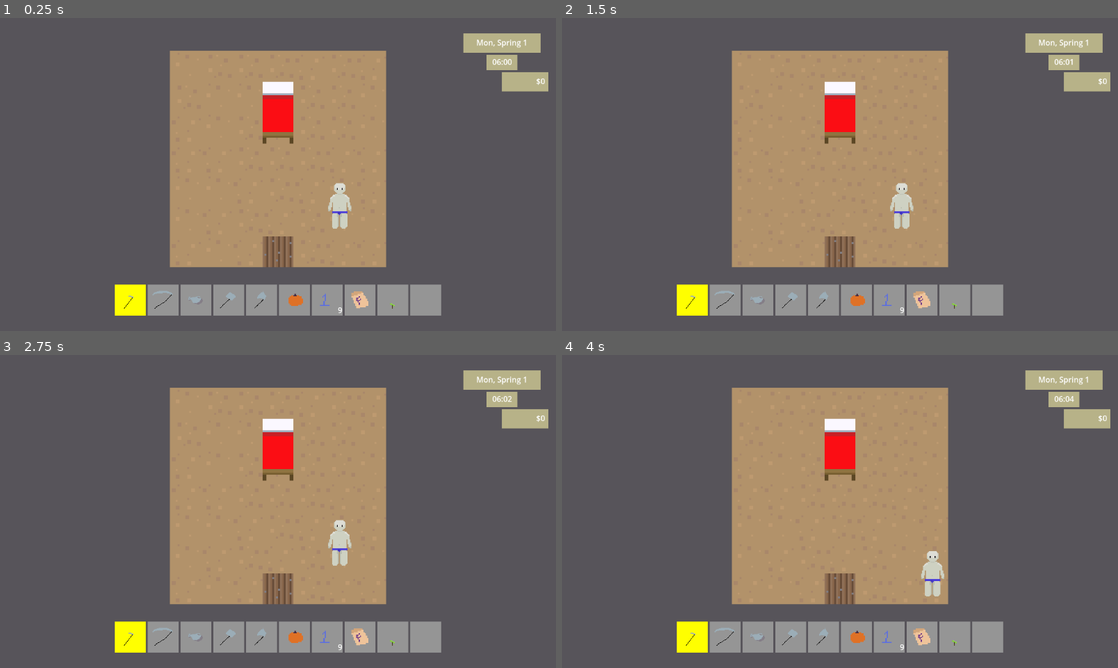
Above: before the commit, frames 1-4 (two rows, left to right).
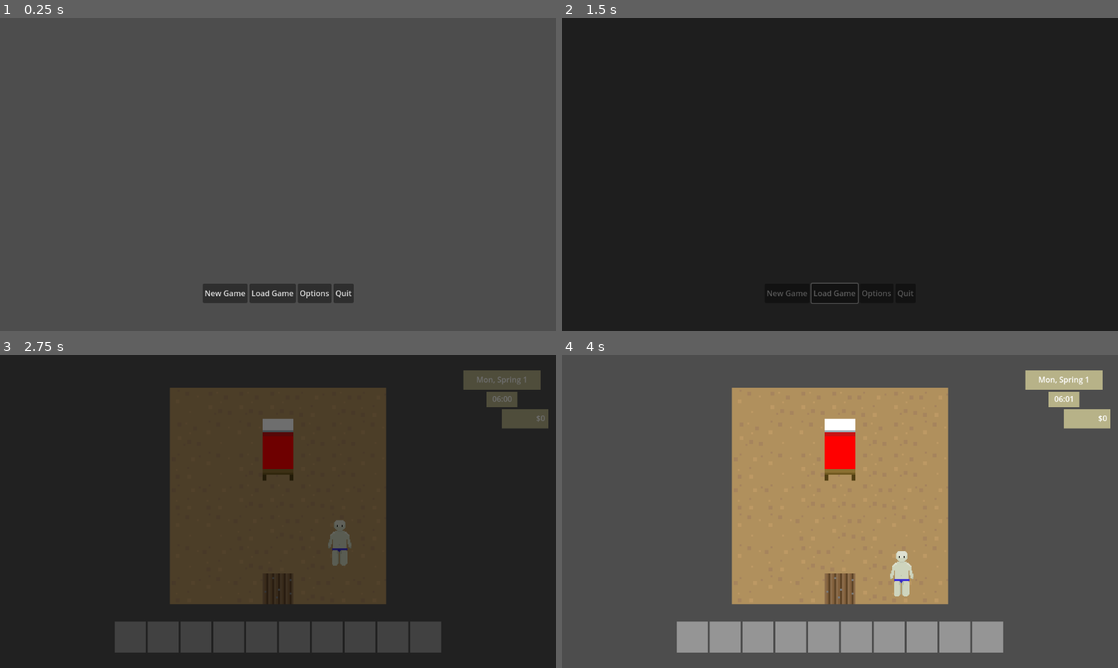
Above: after the commit, the same moments.

Repository: ellis-matthew4/farming-game-framework
Game: Godot game, scene res://scenes/Menus/start_menu.tscn
Same seed, same stepped clock (60 frames per second), same inputs: the game is played once before the commit and once after it. Before the commit the project starts from res://scenes/map.tscn.
Inputs (mouse positions are in pixels of both pictures, inside the frame that each line leads up to):
- Up to frame 1 (0.25 s): no input
- Up to frame 2 (1.5 s): click (834, 293) at 0.5 s, where only the run after the commit has a clickable "Load Game"; click (878, 293) at 1.25 s, where only the run after the commit has a clickable "Options"
- Up to frame 3 (2.75 s): click (222, 630) at 2 s, where only the run after the commit has a clickable "New Game"
- Up to frame 4 (4 s): tap Enter at 2.75 s; move the mouse to (689, 636) at 2.77 s; press the mouse at (689, 636) at 2.78 s; hold D (move_right) 2.78-3.53 s; move the mouse to (723, 636) at 3.52 s; release the mouse at (723, 636) at 3.53 s; hold S (move_down) from 3.53 s (still down); tap Shift (ux_modify) at 3.6 s; click (723, 636) at 3.67 s

The runs differ from the first frame. In frame 1, 34% of the frame differs, in the area x 20-99%, y 4-96%; in frame 2, 100%; in frame 3, 100%, in the area x 0-100%, y 0-100%; in frame 4, 1.7%.

Commit message:
started save/load implementation

Diff:
--- a/src/project.godot
+++ b/src/project.godot
@@ -11,7 +11,7 @@
 [application]
 
 config/name="FGF"
-run/main_scene="res://scenes/map.tscn"
+run/main_scene="res://scenes/Menus/start_menu.tscn"
 config/features=PackedStringArray("4.2", "Forward Plus")
 config/icon="res://icon.svg"
 
--- a/src/scenes/Menus/menu_layer.tscn
+++ b/src/scenes/Menus/menu_layer.tscn
@@ -58,14 +58,26 @@
 tracks/0/type = "value"
 tracks/0/imported = false
 tracks/0/enabled = true
-tracks/0/path = NodePath("AnimationPlayer/DayNightCycle:color")
-tracks/0/interp = 1
-tracks/0/loop_wrap = true
-tracks/0/keys = {
-"times": PackedFloat32Array(0, 1.5),
-"transitions": PackedFloat32Array(1, 1),
-"update": 0,
-"values": [Color(0, 0, 0, 1), Color(0, 0, 0, 0)]
+tracks/0/path = NodePath("AnimationPlayer/Fader:modulate")
+tracks/0/interp = 1
+tracks/0/loop_wrap = true
+tracks/0/keys = {
+"times": PackedFloat32Array(0, 1.5),
+"transitions": PackedFloat32Array(1, 1),
+"update": 0,
+"values": [Color(1, 1, 1, 1), Color(1, 1, 1, 0)]
+}
+tracks/1/type = "value"
+tracks/1/imported = false
+tracks/1/enabled = true
+tracks/1/path = NodePath("AnimationPlayer/Fader:visible")
+tracks/1/interp = 0
+tracks/1/loop_wrap = true
+tracks/1/keys = {
+"times": PackedFloat32Array(0, 1.5),
+"transitions": PackedFloat32Array(1, 1),
+"update": 1,
+"values": [10, 0]
 }
 
 [sub_resource type="Animation" id="Animation_0laoq"]
@@ -74,14 +86,26 @@
 tracks/0/type = "value"
 tracks/0/imported = false
 tracks/0/enabled = true
-tracks/0/path = NodePath("AnimationPlayer/DayNightCycle:color")
-tracks/0/interp = 1
-tracks/0/loop_wrap = true
-tracks/0/keys = {
-"times": PackedFloat32Array(0, 1.5),
-"transitions": PackedFloat32Array(1, 1),
-"update": 0,
-"values": [Color(0, 0, 0, 0), Color(0, 0, 0, 1)]
+tracks/0/path = NodePath("AnimationPlayer/Fader:modulate")
+tracks/0/interp = 1
+tracks/0/loop_wrap = true
+tracks/0/keys = {
+"times": PackedFloat32Array(0, 1.5),
+"transitions": PackedFloat32Array(1, 1),
+"update": 0,
+"values": [Color(1, 1, 1, 0), Color(1, 1, 1, 1)]
+}
+tracks/1/type = "value"
+tracks/1/imported = false
+tracks/1/enabled = true
+tracks/1/path = NodePath("AnimationPlayer/Fader:visible")
+tracks/1/interp = 1
+tracks/1/loop_wrap = true
+tracks/1/keys = {
+"times": PackedFloat32Array(0, 1.5),
+"transitions": PackedFloat32Array(1, 1),
+"update": 1,
+"values": [true, 10]
 }
 
 [sub_resource type="Animation" id="Animation_x6g0n"]
@@ -251,6 +275,15 @@
 offset_bottom = 648.0
 color = Color(0.501961, 0.00392157, 0.807843, 1)
 
+[node name="Fader" type="ColorRect" parent="AnimationPlayer"]
+visible = false
+modulate = Color(1, 1, 1, 0)
+z_index = 10
+custom_minimum_size = Vector2(1280, 720)
+offset_right = 40.0
+offset_bottom = 40.0
+color = Color(0, 0, 0, 1)
+
 [node name="quick_inventory" parent="." instance=ExtResource("2_j2ln7")]
 
 [node name="xdl" parent="." instance=ExtResource("4_6d05k")]
--- /dev/null
+++ b/src/scenes/Menus/start_menu.tscn
@@ -0,0 +1,47 @@
+[gd_scene load_steps=2 format=3 uid="uid://c1m05qhwb8th3"]
+
+[ext_resource type="Script" path="res://scripts/start_menu.gd" id="1_7mrwq"]
+
+[node name="StartMenu" type="Control"]
+layout_mode = 3
+anchors_preset = 15
+anchor_right = 1.0
+anchor_bottom = 1.0
+grow_horizontal = 2
+grow_vertical = 2
+script = ExtResource("1_7mrwq")
+
+[node name="HBoxContainer" type="HBoxContainer" parent="."]
+layout_mode = 1
+anchors_preset = 7
+anchor_left = 0.5
+anchor_top = 1.0
+anchor_right = 0.5
+anchor_bottom = 1.0
+offset_left = -20.0
+offset_top = -98.0
+offset_right = 20.0
+offset_bottom = -58.0
+grow_horizontal = 2
+grow_vertical = 0
+
+[node name="new" type="Button" parent="HBoxContainer"]
+layout_mode = 2
+text = "New Game"
+
+[node name="load" type="Button" parent="HBoxContainer"]
+layout_mode = 2
+text = "Load Game"
+
+[node name="options" type="Button" parent="HBoxContainer"]
+layout_mode = 2
+text = "Options"
+
+[node name="quit" type="Button" parent="HBoxContainer"]
+layout_mode = 2
+text = "Quit"
+
+[connection signal="pressed" from="HBoxContainer/new" to="." method="_on_new_pressed"]
+[connection signal="pressed" from="HBoxContainer/load" to="." method="_on_load_pressed"]
+[connection signal="pressed" from="HBoxContainer/options" to="." method="_on_options_pressed"]
+[connection signal="pressed" from="HBoxContainer/quit" to="." method="_on_quit_pressed"]
--- a/src/scripts/globals.gd
+++ b/src/scripts/globals.gd
@@ -138,17 +138,16 @@
 func increment_day():
   money += shipping_cache
   shipping_cache = 0
-  if weather == 'sunny':
-    weather = 'rain'
-  elif weather == 'rain':
-    weather = 'snow'
-  elif weather == 'snow':
-    weather = 'severe'
-  elif weather == 'severe':
+  var new_weather = randi() % 100
+  if new_weather < 60:
     weather = 'sunny'
+  elif new_weather < 95:
+    weather = 'snow' if calendar.season < 3 else 'rain'
+  else:
+    weather = 'severe' if calendar.season in [1,3] else 'rain'
   day += 1
   clock.time = 360
-  weather = 'rain' # debug
+  #weather = 'rain' # debug
   print("Setting weather to ", weather)
   calendar.parse_day(day)
   dialog_stack = DialogDatabase.get_dialog_stack()
@@ -196,8 +195,28 @@
 # Global processes
 func _ready():
   process_mode = Node.PROCESS_MODE_ALWAYS
-  _game_start()
+  time_stopped = true
+  for i in range(max_inventory_slots):
+    inventory.append(null)
   add_child(menuLayer)
+  menuLayer.hide_hud()
+
+func start_game(save_name):
+  menuLayer.transition('fade_out')
+  await menuLayer.fadeout
+  movement_blocked = true
+  get_tree().change_scene_to_file('res://scenes/map.tscn')
+  print('faded')
+  if save_name == null:
+    _game_start()
+  else:
+    pass
+  menuLayer.emit_signal('repopulate_qi')
+  menuLayer.transition('fade_in')
+  menuLayer.show_hud()
+  await menuLayer.fadein
+  movement_blocked = false
+  time_stopped = false
 
 func _game_start():
   # Generate seed
@@ -205,8 +224,6 @@
   game_seed = randi()
 
   # Pre-populate inventory
-  for i in range(max_inventory_slots):
-    inventory.append(null)
   try_add_inventory('hoe')
   try_add_inventory('sickle')
   try_add_inventory('watering_can')
@@ -218,6 +235,7 @@
   try_add_inventory('generic_sapling')
   affection_manager = AffectionManager.new()
   dialog_stack = DialogDatabase.get_dialog_stack()
+  print('started')
 
 func _input(event):
   if (event is InputEventKey):
@@ -247,10 +265,44 @@
     'day': day,
     'farmland_state': farmland_state,
     'max_stam': max_stamina,
-    'money': money
+    'money': money,
+    'inventory': inventory
   }
   save['lz'] = {}
   for zone in get_tree().get_nodes_in_group('LZ'):
     save['lz'][zone.get_name()] = zone.already_seen_events
   # TODO: serialize inventory
   return save
+
+func _deserialize_save(data):
+  game_seed = data['seed']
+  day = data['day']
+  farmland_state = data['farmland_state']
+  max_stamina = data['max_stam']
+  money = data['money']
+  inventory = data['inventory']
+  for zone in get_tree().get_nodes_in_group('LZ'):
+    if data['lz'].has(zone.get_name()):
+      zone.already_seen_events = data['lz'][zone.get_name()]
+
+func save_game(save_name):
+  var save = _serialize_game_state()
+  var path = str("res://saves/", save_name, ".sav")
+  var file = FileAccess.open(path, FileAccess.WRITE)
+  if file != null:
+    file.store_string(save)
+    file.close()
+
+func load_game(save_name):
+  var path = str("res://saves/", save_name, ".sav")
+  var file = FileAccess.open(path, FileAccess.READ)
+  if file != null:
+    var data = file.get_as_text()
+    file.close()
+    var json = JSON.new()
+    var error = json.parse(data)
+    if error != OK:
+      print("FAILED TO READ FILE " + path)
+      return
+    data = json.data
+    _deserialize_save(data)
--- a/src/scripts/menu_layer.gd
+++ b/src/scripts/menu_layer.gd
@@ -17,7 +17,7 @@
 func _ready():
   time_display_inst = time_display.instantiate()
   add_child(time_display_inst)
-  $AnimationPlayer/DayNightCycle.show()
+  #$AnimationPlayer/DayNightCycle.show()
   repopulate_qi.connect($quick_inventory._populate)
   emit_signal("repopulate_qi")
 
@@ -78,6 +78,14 @@
     emit_signal("fadein")
     Globals.transitioning = false
 
+func hide_hud():
+  $quick_inventory.hide()
+  time_display_inst.hide()
+
+func show_hud():
+  $quick_inventory.show()
+  time_display_inst.show()
+
 func xdl_call(label):
   time_display_inst.hide()
   $quick_inventory.hide()
--- /dev/null
+++ b/src/scripts/start_menu.gd
@@ -0,0 +1,13 @@
+extends Control
+
+func _on_new_pressed():
+  Globals.start_game(null)
+
+func _on_load_pressed():
+  Globals.start_game('test')
+
+func _on_options_pressed():
+  pass # Replace with function body.
+
+func _on_quit_pressed():
+  get_tree().quit()
--- a/src/xdl/output/sample.json
+++ b/src/xdl/output/sample.json
@@ -1 +1 @@
-{"labels": {"sample_npc_interact1": [{"action": "dialogue",  …(1592 unchanged characters)… ction": "adialogue", "String": "\"Whoa! It's really storming today. Better stay inside.\""}], "sampl …(892 unchanged characters)…
+{"labels": {"sample_npc_interact1": [{"action": "dialogue",  …(1592 unchanged characters)… ction": "adialogue", "String": "\"Whoa! The weather is really rough today. Better stay inside.\""}], "sampl …(892 unchanged characters)…
Not shown, changed: src/xdl/input/sample.txt
